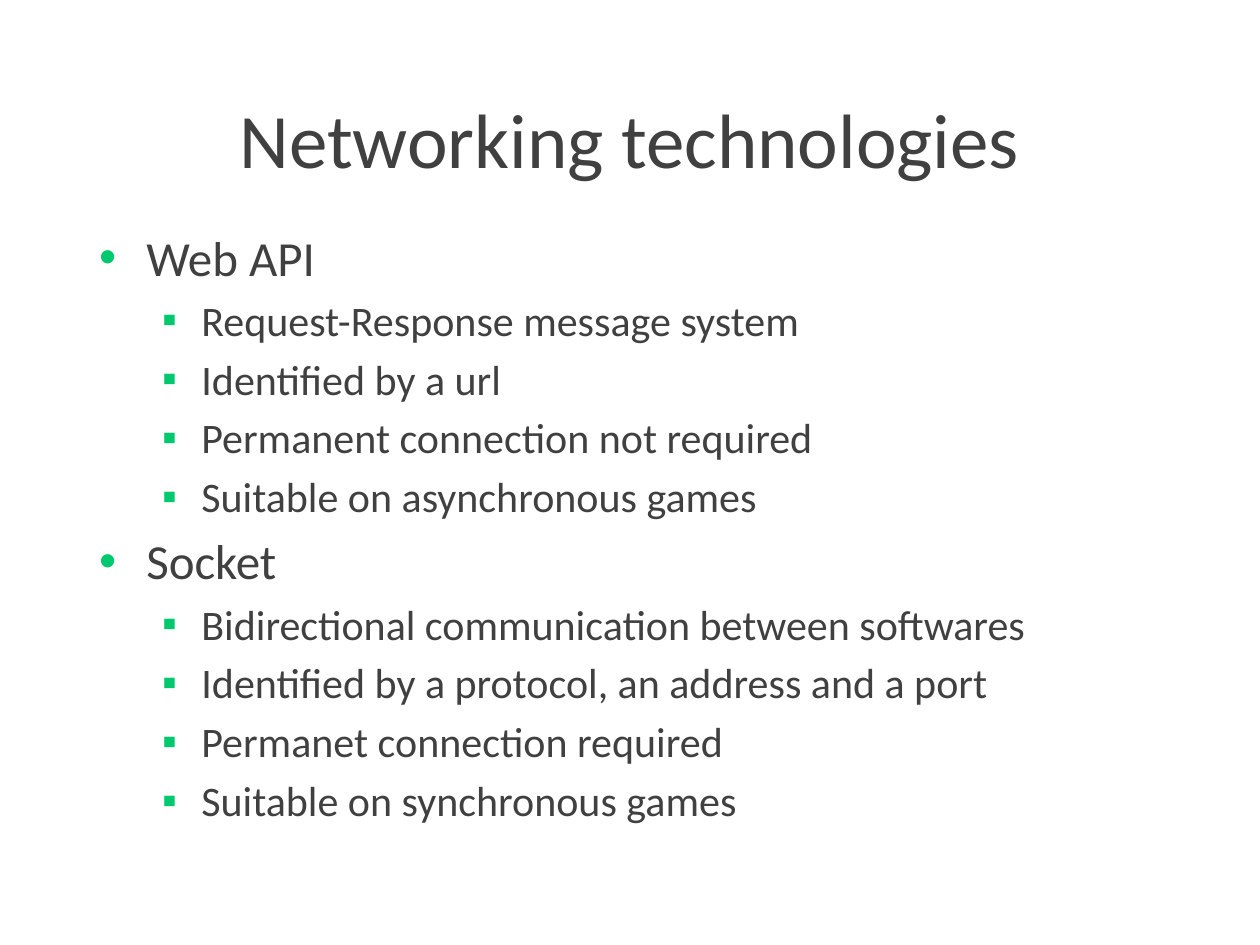
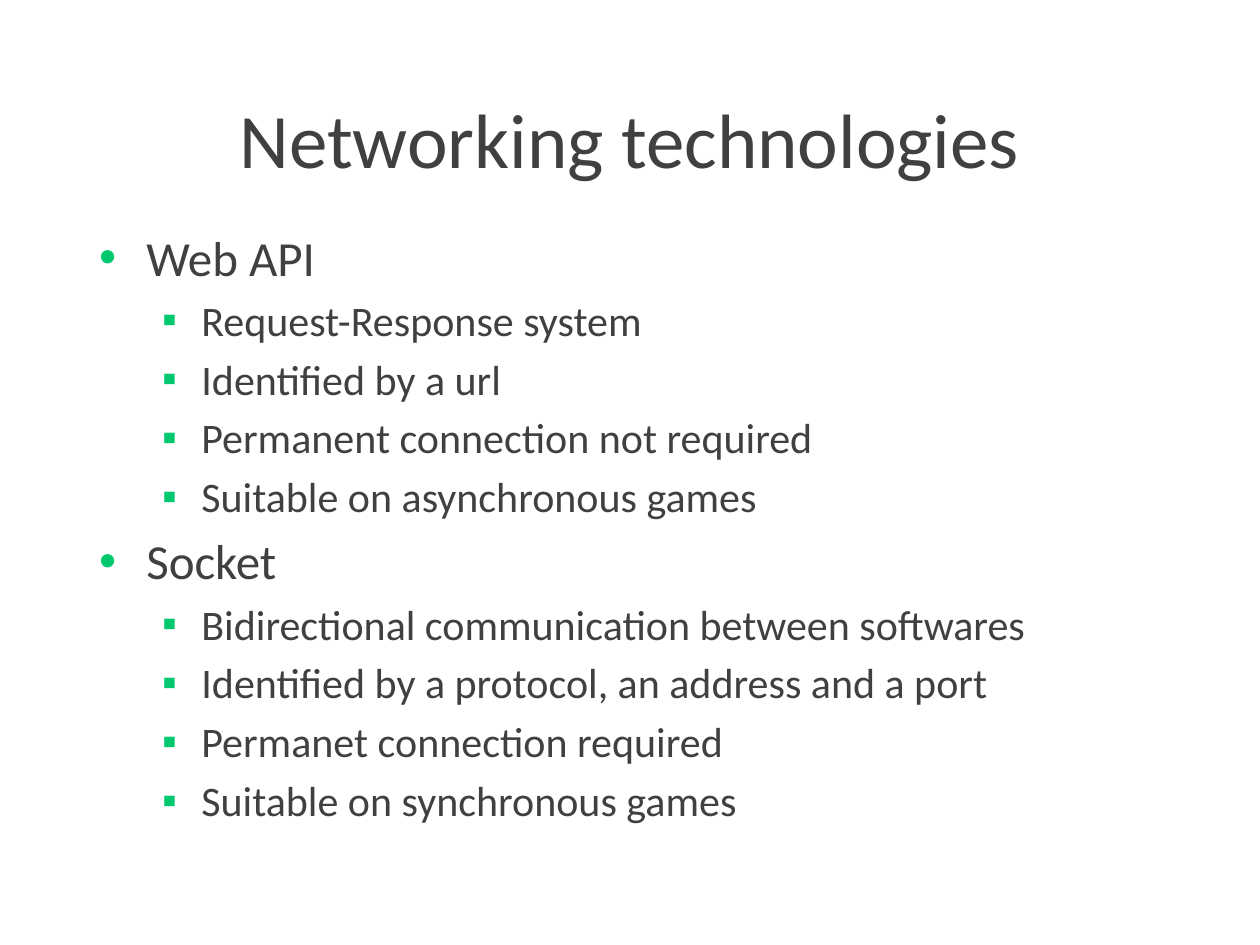
Before and after one commit to Lotti/codemotion2015, a slide deck: slide 13 of slides/slides.pptx. Drawn at 1260x945 pixels with LibreOffice and Linux fonts; fonts in the diff are those of the drawing; background and template pictures are left out. Boxes give left, top, right and bottom in pixels: in the first picture for what was removed or moved away, otherwise in the second. Text is boxed around its words. In the diff, an @@ line names an element or a change of style, - is before the commit and + after.

```diff
--- a/slides/slides.pptx
+++ b/slides/slides.pptx
@@ text at bbox=[201, 309, 641, 343]: text changed @@
-  ▪ Request-Response message system
+  ▪ Request-Response system
```
Also in this commit, not shown: 3 other slides changed.
